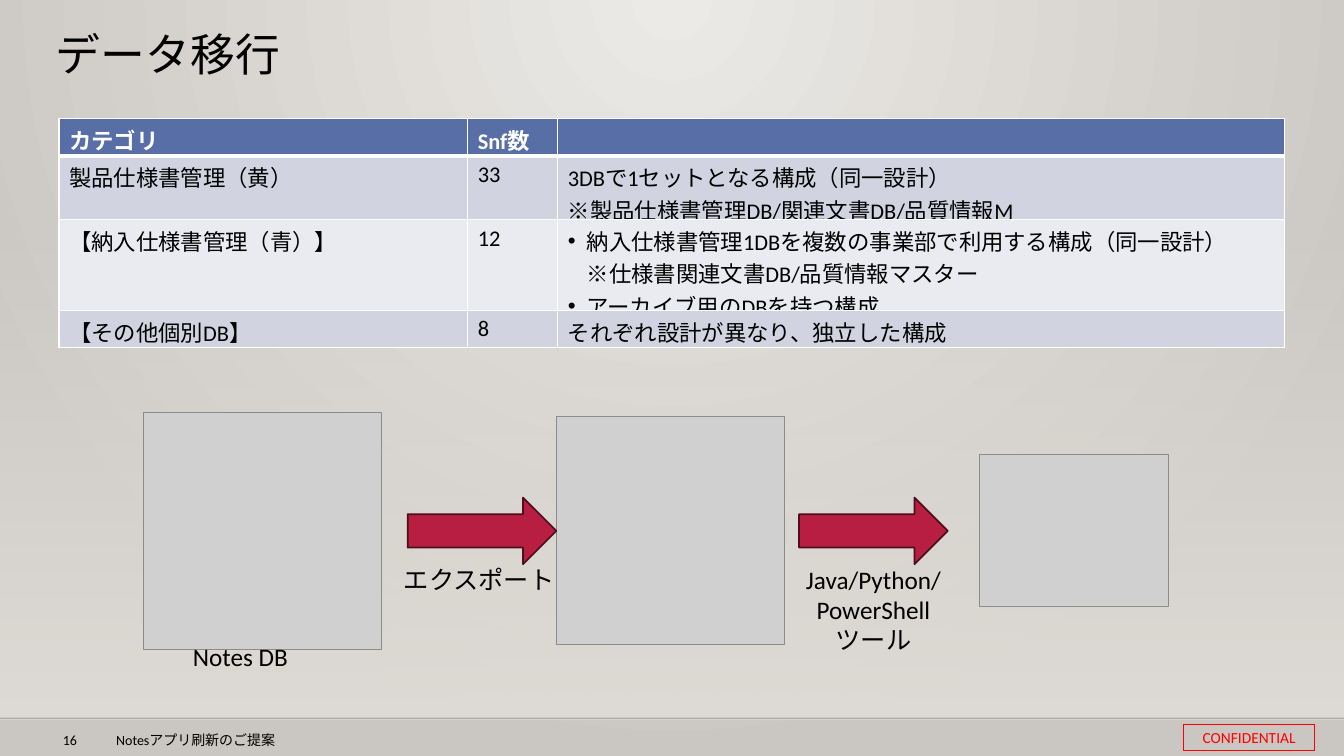
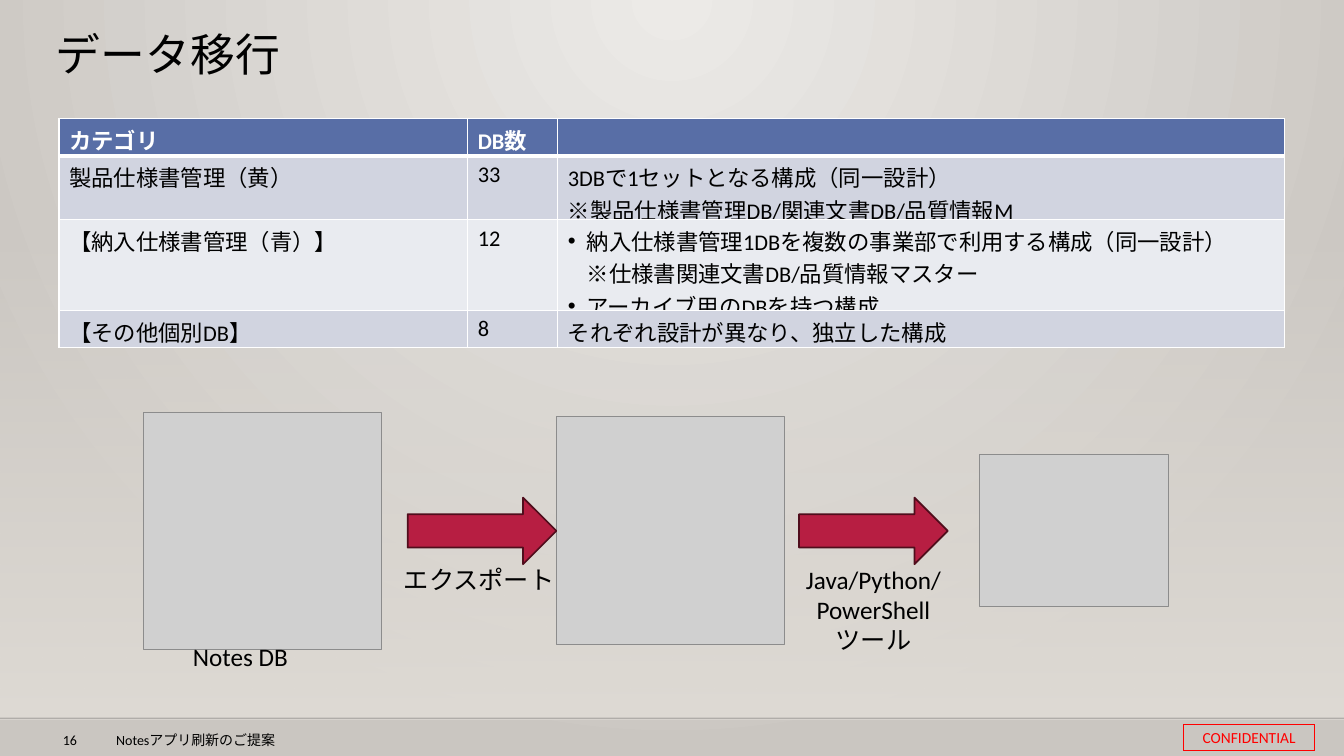
Before and after one commit to 0494938/Notes--CMS-Online, a slide deck: slide 16 of Notesアプリ刷新プロジェクト提案見積もり.pptx. Drawn at 1344x756 pixels with LibreOffice and Linux fonts; fonts in the diff are those of the drawing; grey boxes stand for pictures; background and template pictures are left out. Boxes give left, top, right and bottom in pixels: in the first picture for what was removed or moved away, otherwise in the second. Text is boxed around its words. In the diff, an @@ line names an element or a change of style, - is before the commit and + after.

```diff
--- a/Notesアプリ刷新プロジェクト提案見積もり.pptx
+++ b/Notesアプリ刷新プロジェクト提案見積もり.pptx
@@ table at (x1=59, y1=119, x2=1285, y2=348) @@
-row 1, column 2: Snf数
+row 1, column 2: DB数
```
Also in this commit, not shown: 6 other slides changed, 1 other file.
